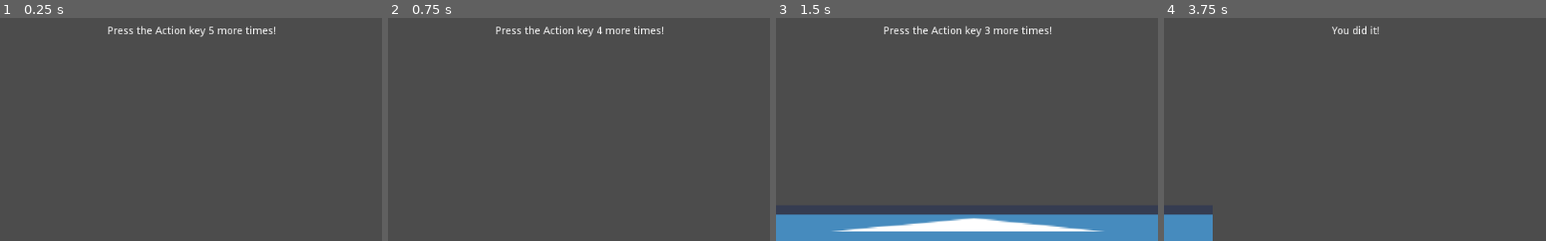
Above: before the commit, frames 1-4 (left to right).
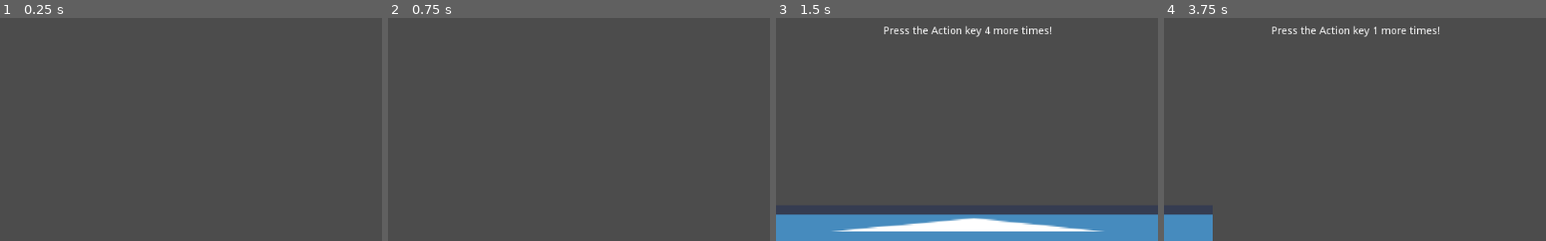
Above: after the commit, the same moments.

Repository: NEW-CYLANDIA/little-warioware
Game: Godot game, scene res://microgame_example/my_cool_microgame.tscn
Same seed, same stepped clock (60 frames per second), same inputs: the game is played once before the commit and once after it. This scene is started directly instead of the project's main scene. The engine's default icon, where the game draws it, is replaced by a stand-in: a white triangle on a blue panel in a dark square. Sound files missing from this copy of the repository are replaced by a short silence.
Inputs:
- Up to frame 1 (0.25 s): no input
- Up to frame 2 (0.75 s): tap Enter at 0.5 s; hold Right (mg_right) from 0.53 s (still down); hold Z (mg_action) from 0.53 s (still down)
- Up to frame 3 (1.5 s): release Right (mg_right) at 1.28 s; release Z (mg_action) at 1.28 s; hold Down (mg_down) from 1.28 s (still down); tap Z (mg_action) at 1.35 s
- Up to frame 4 (3.75 s): release Down (mg_down) at 2.03 s; hold Right (mg_right) 2.03-2.78 s; hold Z (mg_action) 2.03-2.78 s; hold Up (mg_up) 2.78-3.53 s; tap Z (mg_action) at 2.85 s; hold Left (mg_left) from 3.53 s (still down); hold Z (mg_action) from 3.53 s (still down)
The pictures show only the part of the screen within x 25-75%, y 47-97%; the shares and areas given below are measured in that part.

The runs differ from the first frame. In frame 1, 0.6% of the frame differs, in the area x 28-73%, y 3-9%; in frame 2, 0.6%; in frame 3, less than 0.1%; in frame 4, 0.7%.

Commit message:
example usage of is_timer_running

Diff:
--- a/microgame_example/my_cool_microgame.gd
+++ b/microgame_example/my_cool_microgame.gd
@@ -30,17 +30,19 @@
 
 # _process() is called every frame
 func _process(_delta):
-	# on action button pressed, increment current press count
-	if Input.is_action_just_pressed("mg_action"): # "mg_action" == Z key
-		current_presses += 1
+	# wait instructions to disappear and for timer to appear before starting
+	if is_timer_running:
+		# on action button pressed, increment current press count
+		if Input.is_action_just_pressed("mg_action"): # "mg_action" == Z key
+			current_presses += 1
 
-	# if press count meats the goal, you win!
-	if _is_goal_met():
-		is_success = true # this is reported back to the Session to determine win/loss
-		$Label.text = "You did it!"
-	else:
-		# otherwise, update label to display progress
-		label.text = "Press the Action key %s more times!" % (presses_required - current_presses)
+		# if press count meats the goal, you win!
+		if _is_goal_met():
+			is_success = true # this is reported back to the Session to determine win/loss
+			$Label.text = "You did it!"
+		else:
+			# otherwise, update label to display progress
+			label.text = "Press the Action key %s more times!" % (presses_required - current_presses)
 
 
 # functions can have type checking for return values
--- a/microgame_example/my_cool_microgame.tscn
+++ b/microgame_example/my_cool_microgame.tscn
@@ -13,6 +13,5 @@
 [node name="Label" type="Label" parent="."]
 anchor_right = 1.0
 anchor_bottom = 1.0
-text = "Press the Z key!"
 align = 1
 valign = 1
